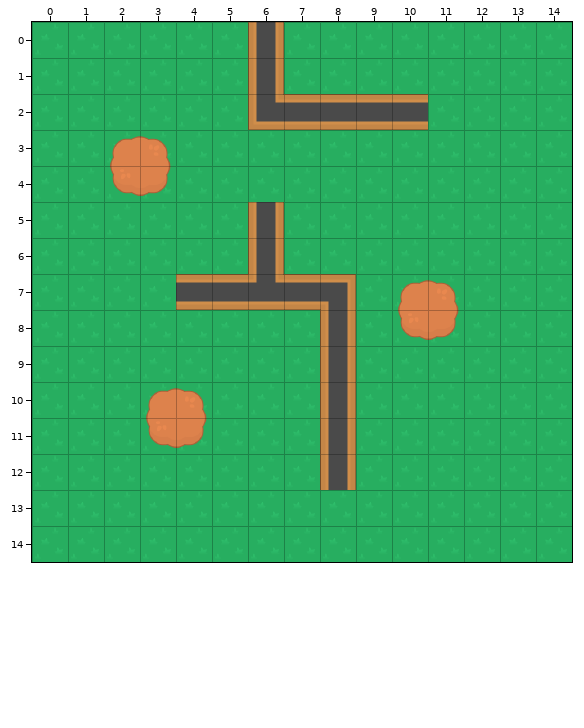
Tiled map: assets/tiled/aitest.tmx. The first picture shows the starting point.
Cells are 64x64 px. Shown: x 0..14, y 0..14.
After the commit:
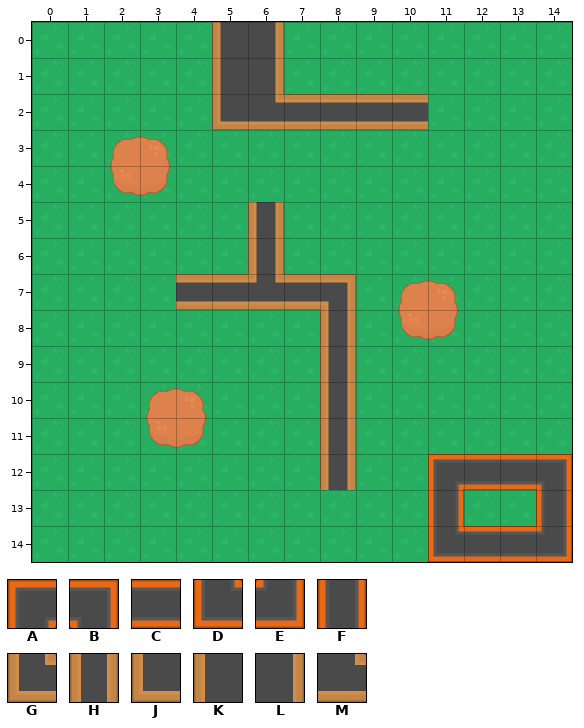
Key: from "tilesheet_complete": A 108, B 109, C 110, D 135, E 136, F 137, G 144, H 146, J 151, K 175, L 176, M 257.
_ is an empty cell.
From old to new:
Layer "Obstacles":
y 0..1: x 5..6 _H -> KL
y 2: x 5..6 _G -> JM
y 12: x 11..14 ____ -> ACCB
y 13: x 11 _ -> F; x 14 _ -> F
y 14: x 11..14 ____ -> DCCE
